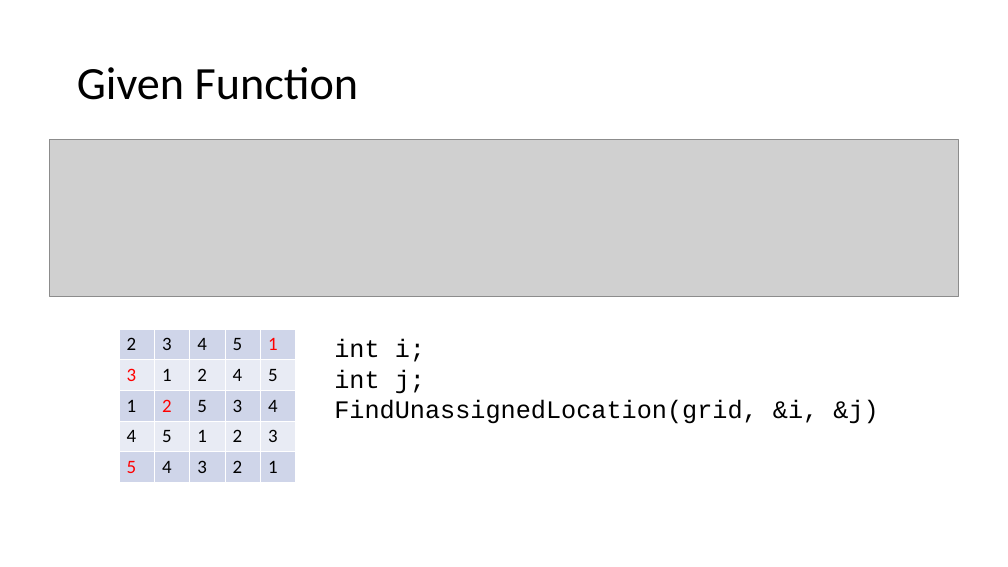
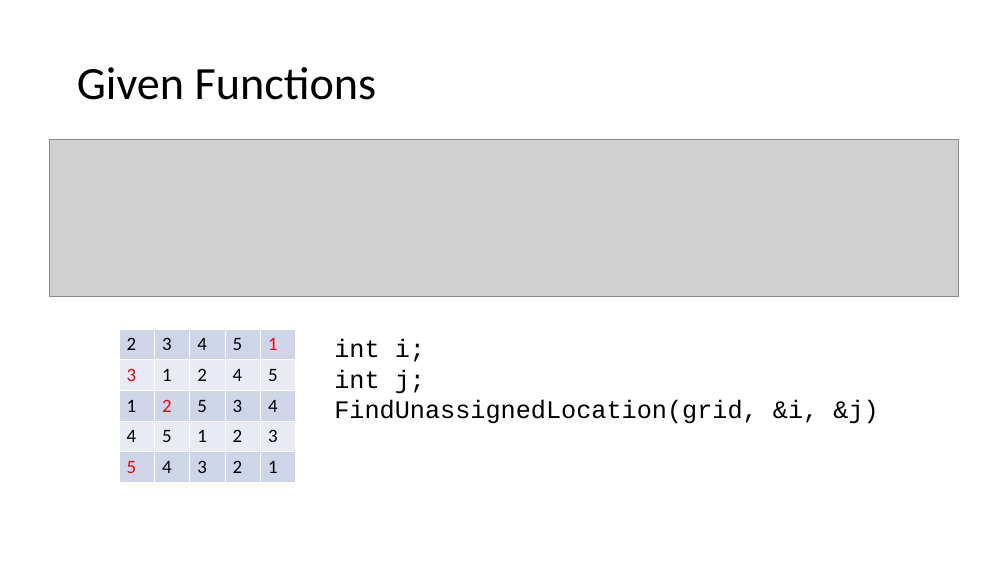
Before and after one commit to IouJenLiu/ece220_lab, a slide deck: slide 4 of lab7.pptx. Drawn at 1008x567 pixels with LibreOffice and Linux fonts; fonts in the diff are those of the drawing; grey boxes stand for pictures. Boxes give left, top, right and bottom in pixels: in the first picture for what was removed or moved away, otherwise in the second. Text is boxed around its words. In the diff, an @@ line names an element or a change of style, - is before the commit and + after.

```diff
--- a/lab7.pptx
+++ b/lab7.pptx
@@ title at [77, 67, 377, 100]: text changed @@
-Given Function
+Given Functions
```
Also in this commit, not shown: 3 other slides changed.
